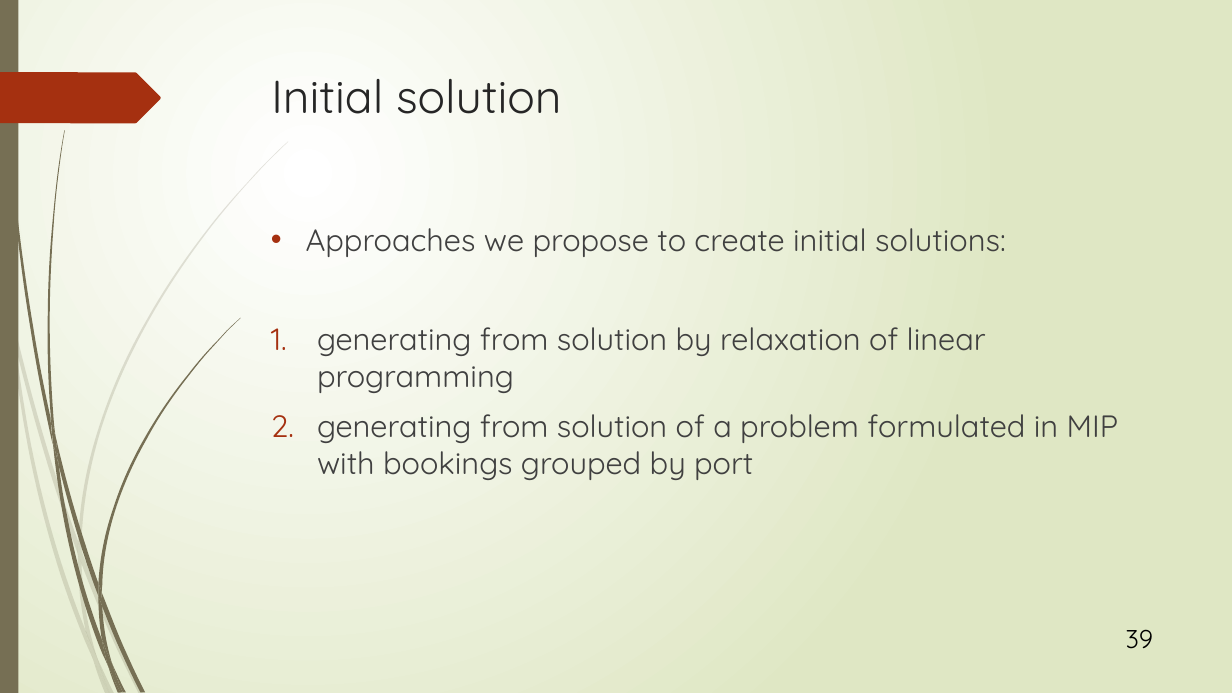
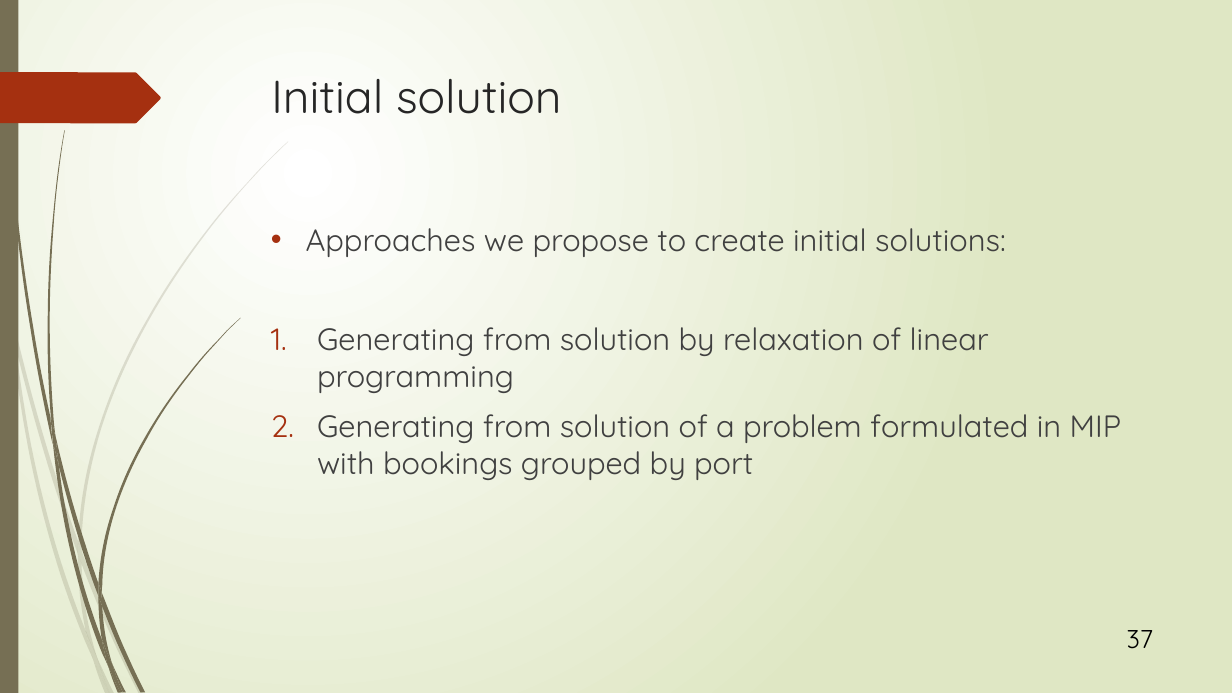
Before and after one commit to r-kurosu/kline_new, a slide deck: slide 37 of 竹田.pptx (slide 39 before the commit). Drawn at 1232x693 pixels with LibreOffice and Linux fonts; fonts in the diff are those of the drawing. Boxes give left, top, right and bottom in pixels: in the first picture for what was removed or moved away, otherwise in the second. Text is boxed around its words. In the diff, an @@ line names an element or a change of style, - is before the commit and + after.

```diff
--- a/竹田.pptx
+++ b/竹田.pptx
@@ text at [317,327,1122,480]: text changed @@
-1. generating from solution by relaxation of linear programming
-2. generating from solution of a problem formulated in MIP with bookings grouped by port
+1. Generating from solution by relaxation of linear programming
+2. Generating from solution of a problem formulated in MIP with bookings grouped by port
@@ page number at [1127,630,1154,649]: text changed @@
-39
+37
```
Also in this commit, not shown: 26 other slides changed.
